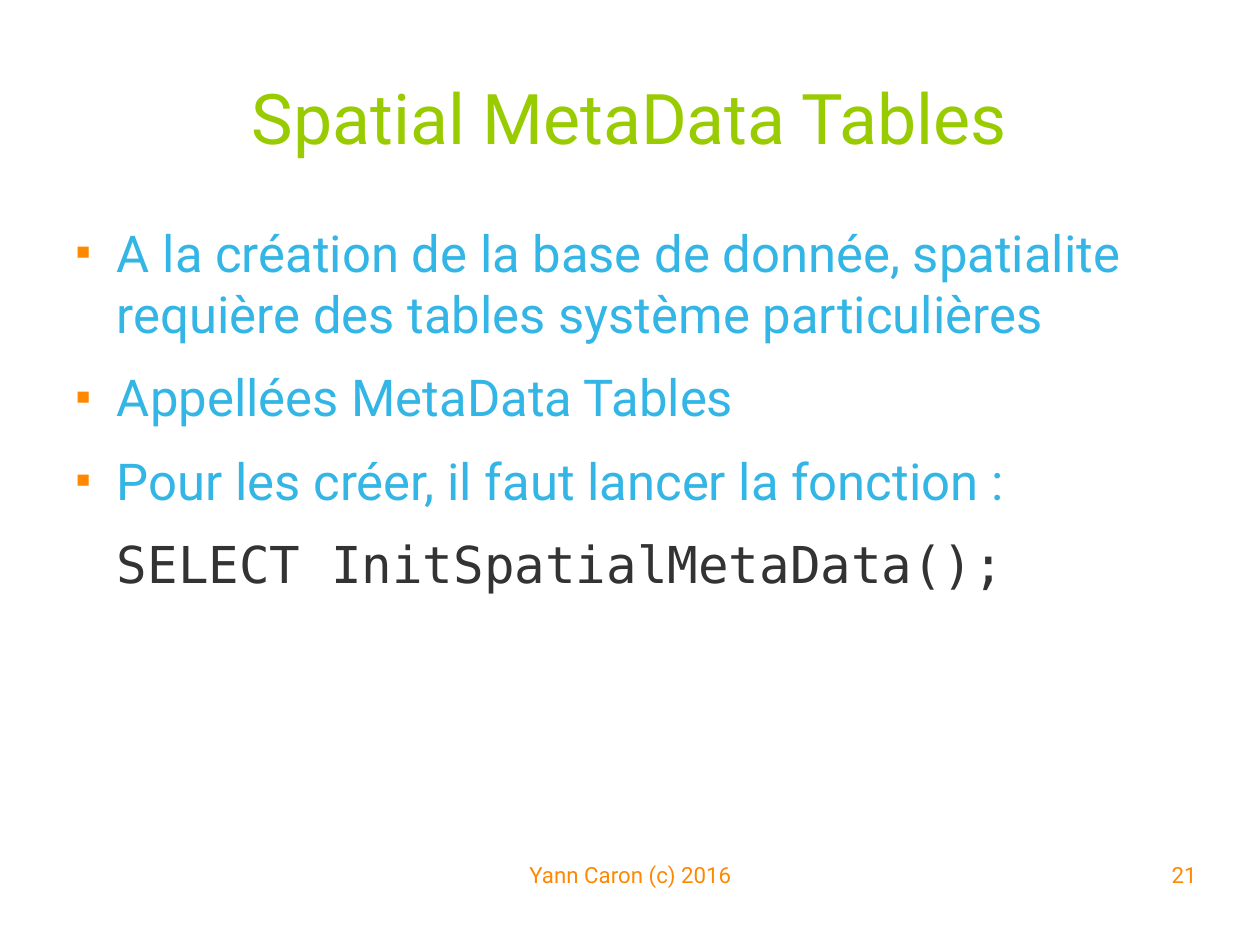
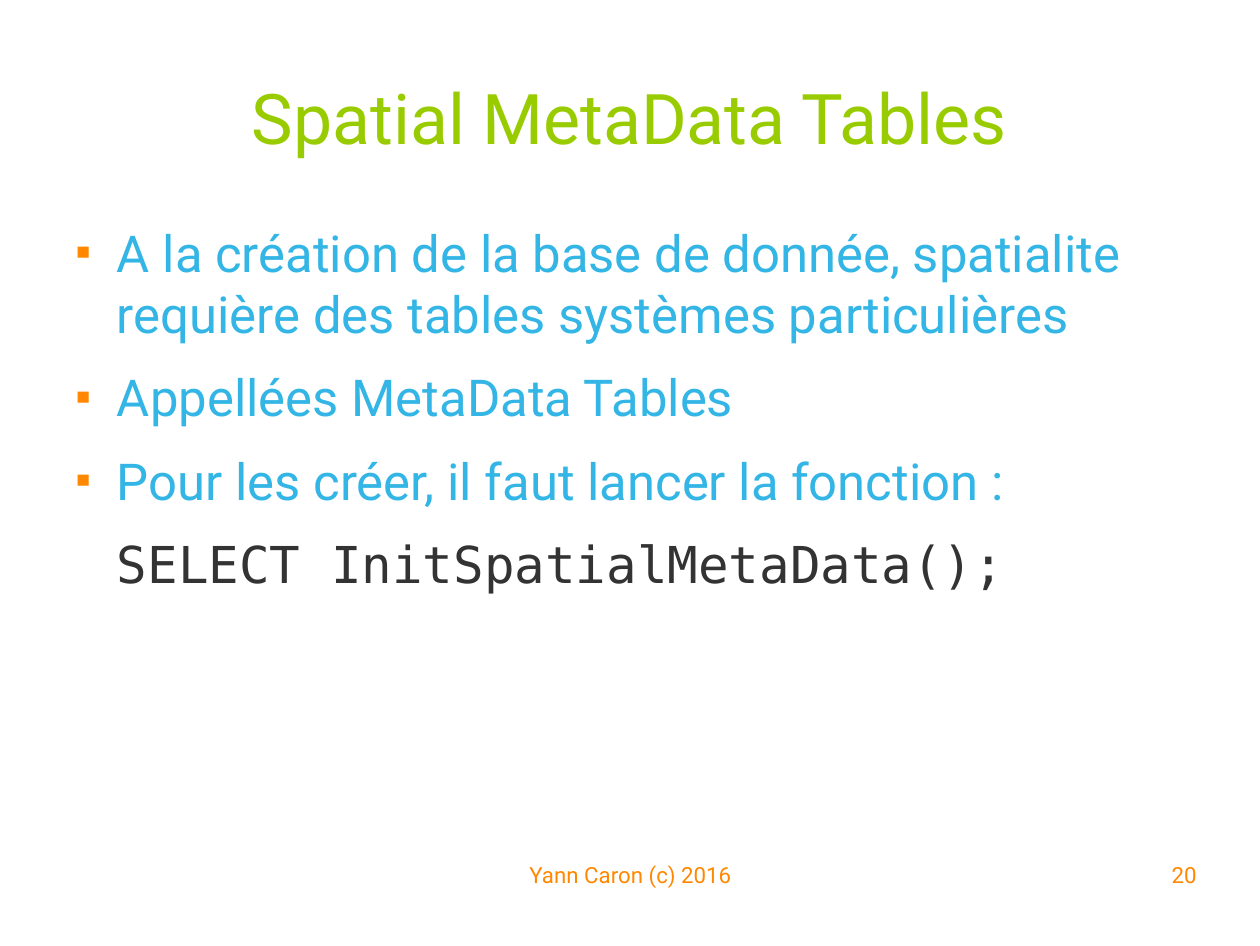
Before and after one commit to YannCaron/Android-ENSG, a slide deck: slide 20 of 10 - Spatialite.odp (slide 21 before the commit). Drawn at 1260x946 pixels with LibreOffice and Linux fonts; fonts in the diff are those of the drawing; background and template pictures are left out. Boxes give left, top, right and bottom in pixels: in the first picture for what was removed or moved away, otherwise in the second. Text is boxed around its words. In the diff, an @@ line names an element or a change of style, - is before the commit and + after.

Commit message:
review spatialite

```diff
--- a/10 - Spatialite.odp
+++ b/10 - Spatialite.odp
@@ text at (117, 234, 1120, 344): text changed @@
-■ A la création de la base de donnée, spatialite requière des tables système particulières
+■ A la création de la base de donnée, spatialite requière des tables systèmes particulières
@@ page number at (1172, 867, 1197, 884): text changed @@
-21
+20
```
Also in this commit, not shown: 19 other slides changed, 4 slides added, 1 slide removed.
